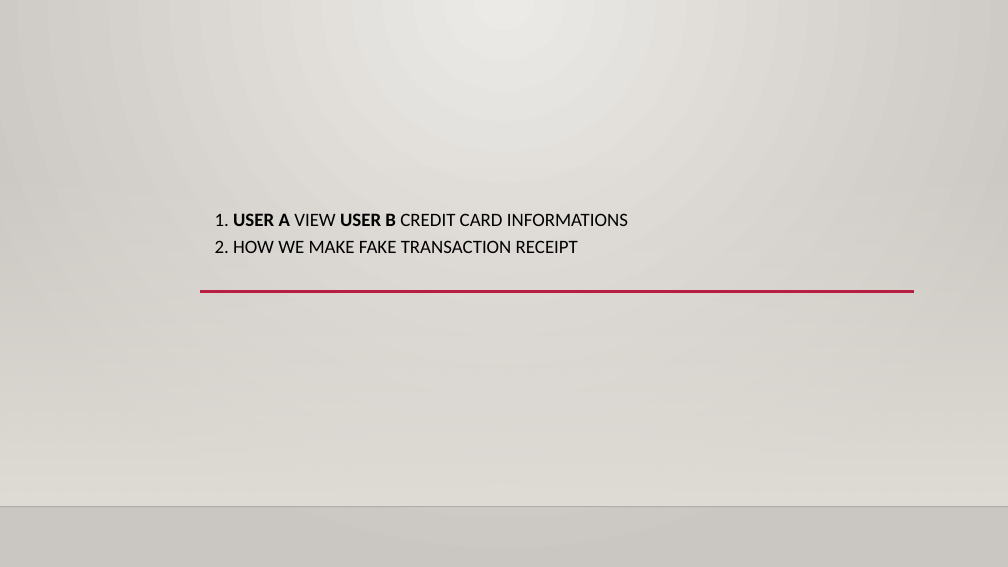
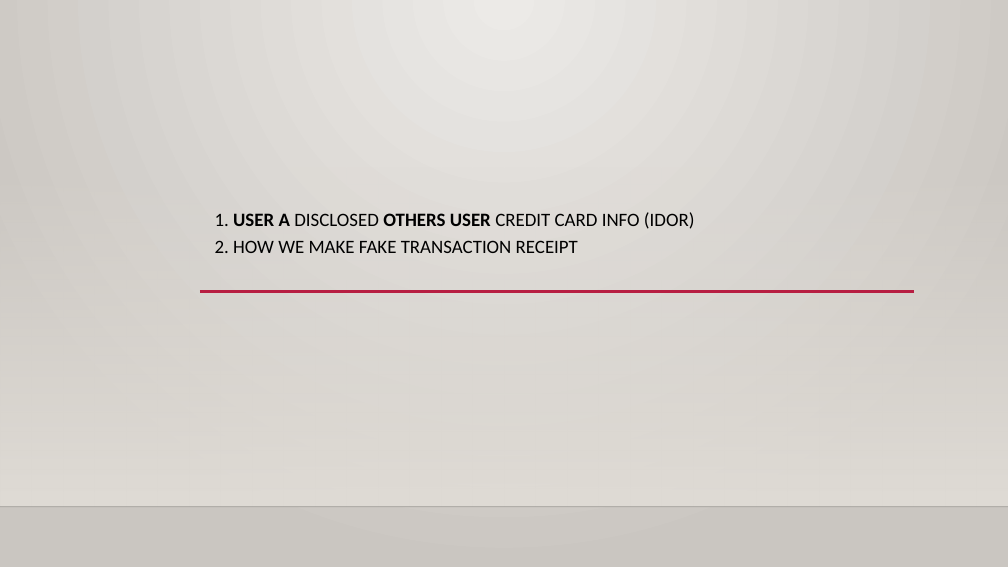
Before and after one commit to Applebois/Presentation-Slides, a slide deck: slide 1 of What Hacker Do In Their Daily Task/Slides.pptx. Drawn at 1008x567 pixels with LibreOffice and Linux fonts; fonts in the diff are those of the drawing; background and template pictures are left out. Boxes give left, top, right and bottom in pixels: in the first picture for what was removed or moved away, otherwise in the second. Text is boxed around its words. In the diff, an @@ line names an element or a change of style, - is before the commit and + after.

```diff
--- a/What Hacker Do In Their Daily Task/Slides.pptx
+++ b/What Hacker Do In Their Daily Task/Slides.pptx
@@ subtitle at [215,212,695,253]: text changed @@
-1. USER A VIEW USER B CREDIT CARD INFORMATIONS
-2. HOW WE MAKE FAKE TRANSACTION RECEIPT
+1. USER A DISCLOSED OTHERS USER CREDIT CARD INFO (IDOR)
+2. HOW WE MAKE FAKE TRANSACTION RECEIPT
```
Also in this commit, not shown: 4 other slides changed, 4 slides added.
